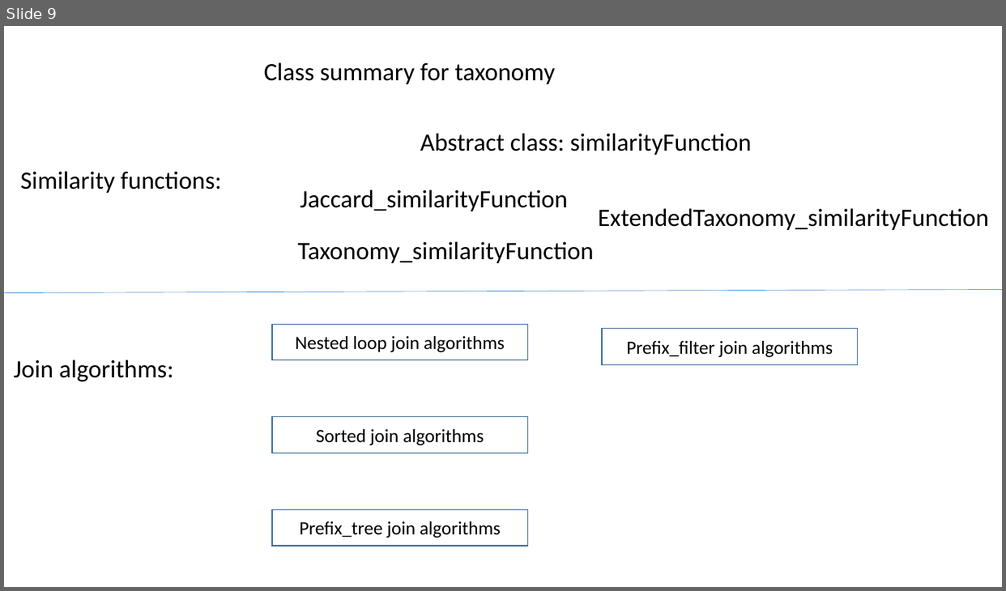
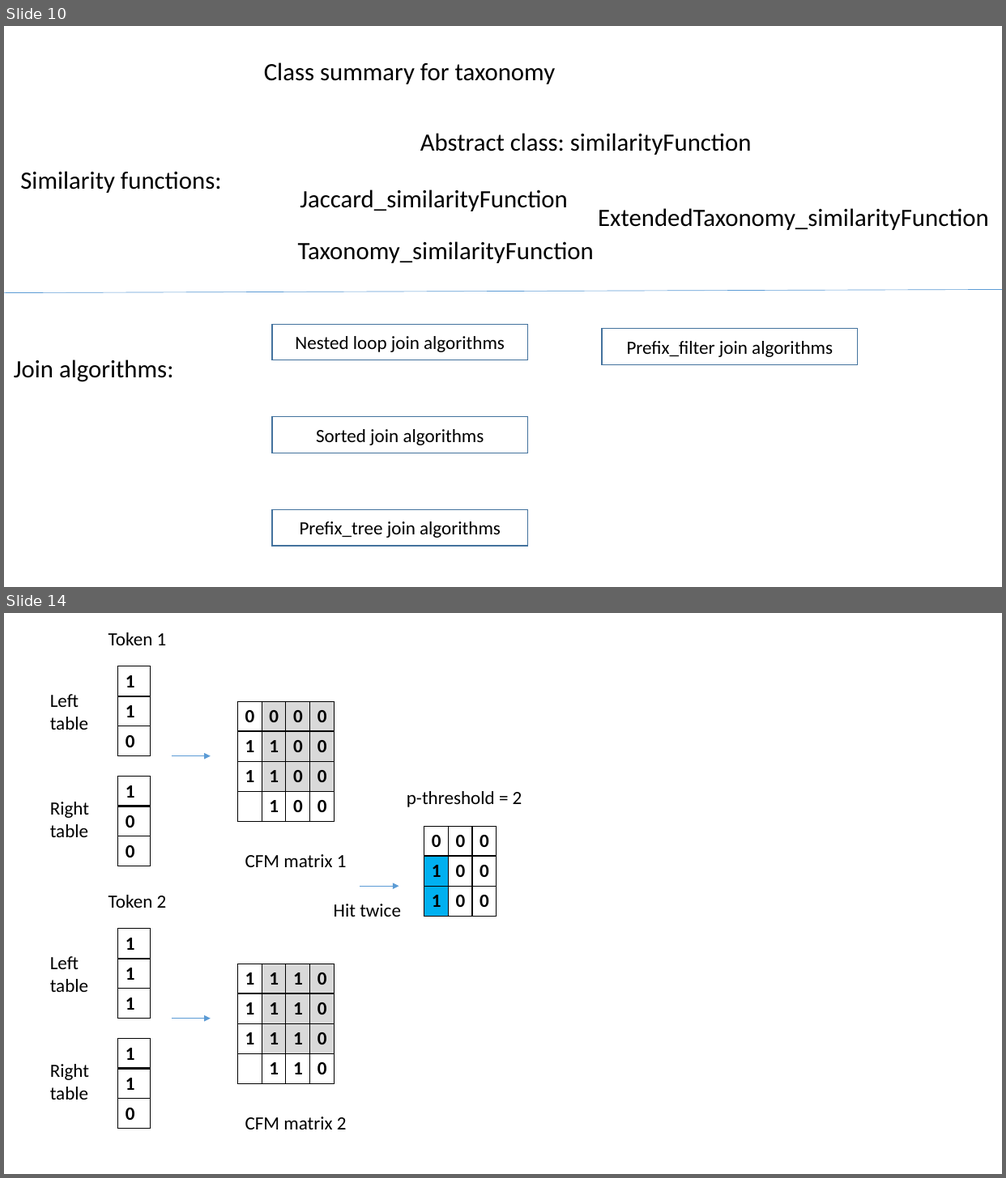
Before and after one commit to jiahenglu/taxonomy, a slide deck: figures/taxonomy.pptx. Shown one above the other, each under a label of ours: slide 9 before the commit, slides 10 and 14 after it; the slides between them are not shown. The pictures are 1006x591 and 1006x1178 pixels, drawn with LibreOffice and Linux fonts; fonts in the diff are those of the drawing. Boxes give left, top, right and bottom in pixels: in the first picture for what was removed or moved away, otherwise in the second. Text is boxed around its words. In the diff, an @@ line names an element or a change of style, - is before the commit and + after.

```diff
--- a/figures/taxonomy.pptx
+++ b/figures/taxonomy.pptx
@@ slide 14 added at (4,613,1002,1174), background #FFFFFF @@
@@ text added at (108,632,167,645), 18 pt, text #000000 @@
+Token 1
@@ table added at (117,666,150,756), 3 rows, 1 columns @@
+1
+1
+0
@@ text added at (50,694,88,730), 18 pt, text #000000 @@
+Left table
@@ table added at (237,701,334,821), 4 rows, 4 columns @@
+0 | 0 | 0 | 0
+1 | 1 | 0 | 0
+1 | 1 | 0 | 0
+ | 1 | 0 | 0
@@ arrow added from (172, 756) to (211, 756), #5B9BD5 0.5 pt @@
@@ table added at (117,776,150,866), 3 rows, 1 columns @@
+1
+0
+0
@@ text added at (50,802,89,837), 18 pt, text #000000 @@
+Right table
@@ text added at (407,791,522,807), 18 pt, text #000000 @@
+p-threshold = 2
@@ table added at (424,826,496,916), 3 rows, 3 columns @@
+0 | 0 | 0
+1 | 0 | 0
+1 | 0 | 0
@@ text added at (245,854,347,867), 18 pt, text #000000 @@
+CFM matrix 1
@@ text added at (108,895,167,908), 18 pt, text #000000 @@
+Token 2
@@ text added at (334,904,401,917), 18 pt, text #000000 @@
+Hit twice
@@ arrow added from (360, 886) to (399, 886), #5B9BD5 0.5 pt @@
@@ table added at (117,929,150,1019), 3 rows, 1 columns @@
+1
+1
+1
@@ text added at (50,956,88,992), 18 pt, text #000000 @@
+Left table
@@ table added at (237,964,334,1084), 4 rows, 4 columns @@
+1 | 1 | 1 | 0
+1 | 1 | 1 | 0
+1 | 1 | 1 | 0
+ | 1 | 1 | 0
@@ arrow added from (172, 1019) to (211, 1019), #5B9BD5 0.5 pt @@
@@ table added at (117,1039,150,1129), 3 rows, 1 columns @@
+1
+1
+0
@@ text added at (50,1064,89,1100), 18 pt, text #000000 @@
+Right table
@@ text added at (245,1117,347,1130), 18 pt, text #000000 @@
+CFM matrix 2
@@ what was slide 9 is now slide 10 @@
```
Also in this commit, not shown: 4 other slides added, 11 other files.
